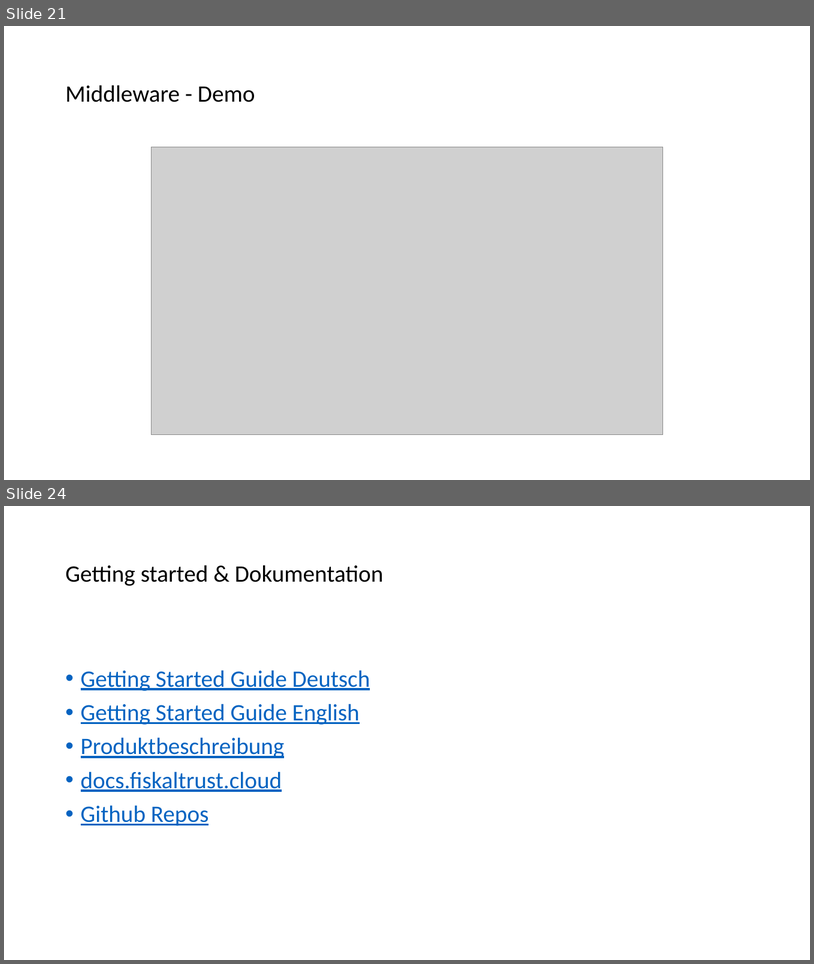
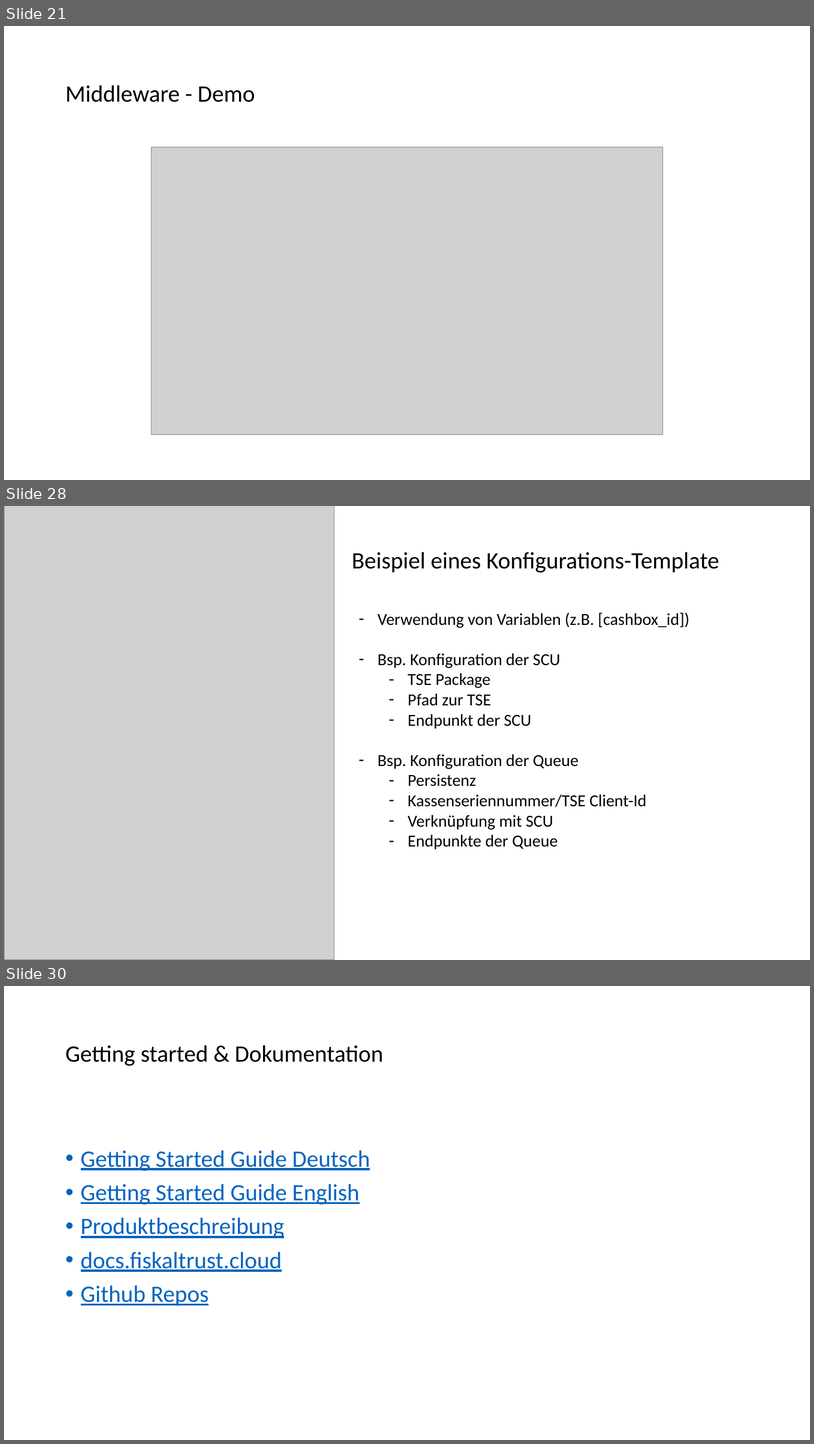
Before and after one commit to fiskaltrust/productdescription-de-doc, a slide deck: for-poscreators/presentation/onboarding_de.pptx. Shown one above the other, each under a label of ours: slides 21 and 24 before the commit, slides 21, 28 and 30 after it; the slides between them are not shown. The pictures are 814x964 and 814x1444 pixels, drawn with LibreOffice and Linux fonts; fonts in the diff are those of the drawing; grey boxes stand for pictures. Boxes give left, top, right and bottom in pixels: in the first picture for what was removed or moved away, otherwise in the second. Text is boxed around its words. In the diff, an @@ line names an element or a change of style, - is before the commit and + after.

```diff
--- a/for-poscreators/presentation/onboarding_de.pptx
+++ b/for-poscreators/presentation/onboarding_de.pptx
@@ slide 28 added at [4, 506, 810, 960], background #FFFFFF @@
@@ picture added at [4, 506, 335, 960] @@
@@ text added at [352, 552, 719, 573], 28 pt, text #000000 @@
+Beispiel eines Konfigurations-Template
@@ text added at [378, 612, 690, 849], 20 pt, text #000000 @@
+– Verwendung von Variablen (z.B. [cashbox_id])
+– Bsp. Konfiguration der SCU
+  – TSE Package
+  – Pfad zur TSE
+  – Endpunkt der SCU
+– Bsp. Konfiguration der Queue
+  – Persistenz
+  – Kassenseriennummer/TSE Client-Id
+  – Verknüpfung mit SCU
+  – Endpunkte der Queue
@@ what was slide 24 is now slide 30 @@
```
Also in this commit, not shown: 9 slides changed, 6 other slides added, 1 slide removed, 6 other files.
